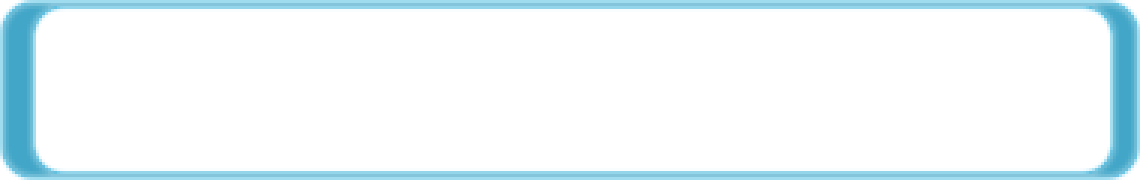
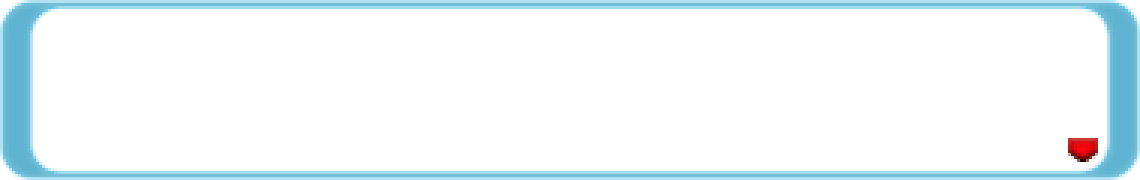
Before/after of a (1140, 180) layered artwork. What changed in the layer stack:
added layer "Arrow" above "Couleur" over [1068, 138, 1098, 162]
"Couleur": opacity 100% → 85%, painted on it over [3, 3, 1137, 177]
painted on "Blanc" over [1083, 3, 1119, 177]
